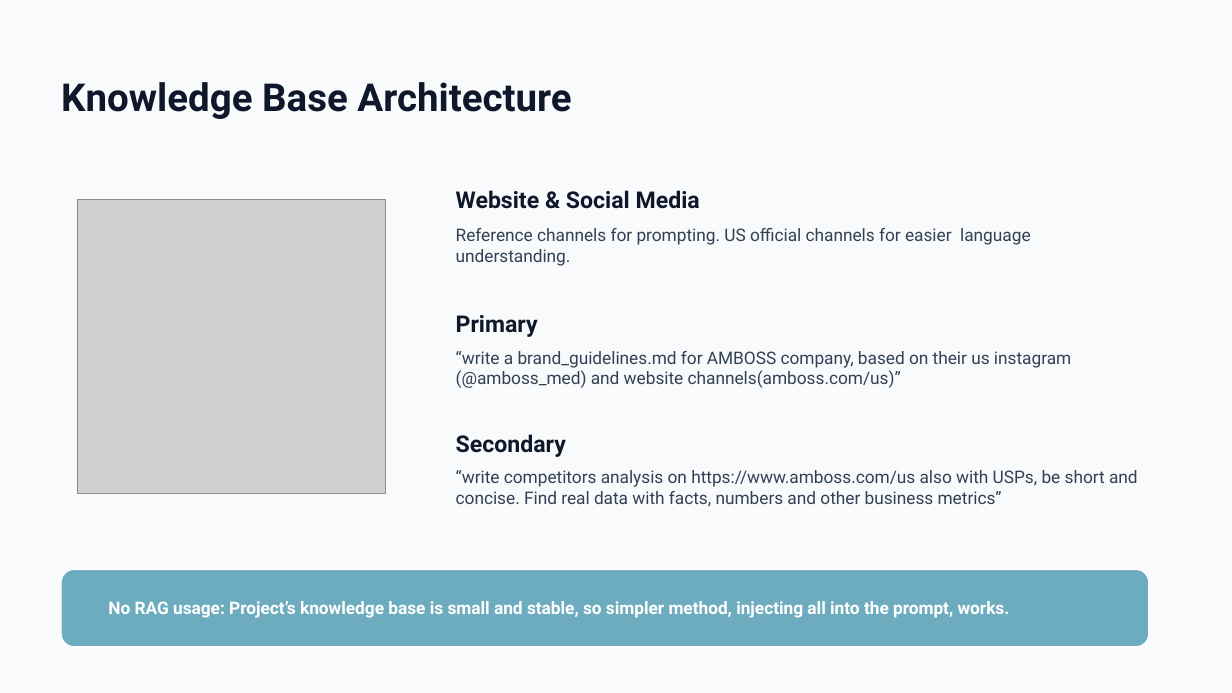
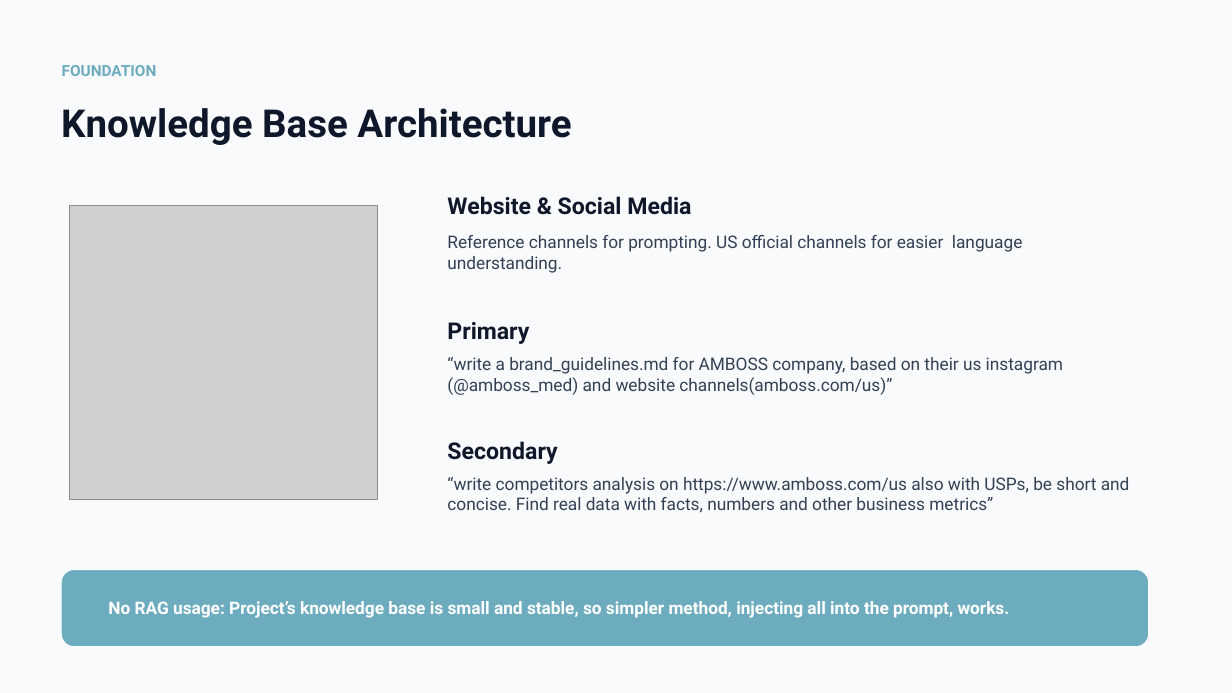
Before and after one commit to Max-Kem/AI-Content-Creator---Group-7, a slide deck: slide 5 of PPT/Project 2 - Group 7 (Barsha, Julia, Maximilian).pptx. Drawn at 1232x693 pixels with LibreOffice and Linux fonts; fonts in the diff are those of the drawing; grey boxes stand for pictures. Boxes give left, top, right and bottom in pixels: in the first picture for what was removed or moved away, otherwise in the second. Text is boxed around its words. In the diff, an @@ line names an element or a change of style, - is before the commit and + after.

```diff
--- a/PPT/Project 2 - Group 7 (Barsha, Julia, Maximilian).pptx
+++ b/PPT/Project 2 - Group 7 (Barsha, Julia, Maximilian).pptx
@@ text added at (62, 65, 157, 76), 12 pt, text #6DACBE, bold @@
+FOUNDATION
@@ text "Knowledge Base Architecture": place and size @@
-text "Knowledge Base Architecture" at (61, 82, 571, 119)
+text "Knowledge Base Architecture" at (61, 108, 571, 145)
@@ 6 texts, 1 picture: place and size @@
-6 texts, 1 picture at (78, 190, 1138, 507)
+6 texts, 1 picture at (69, 196, 1130, 513)
```
Also in this commit, not shown: 3 other slides changed, 1 slide added.
